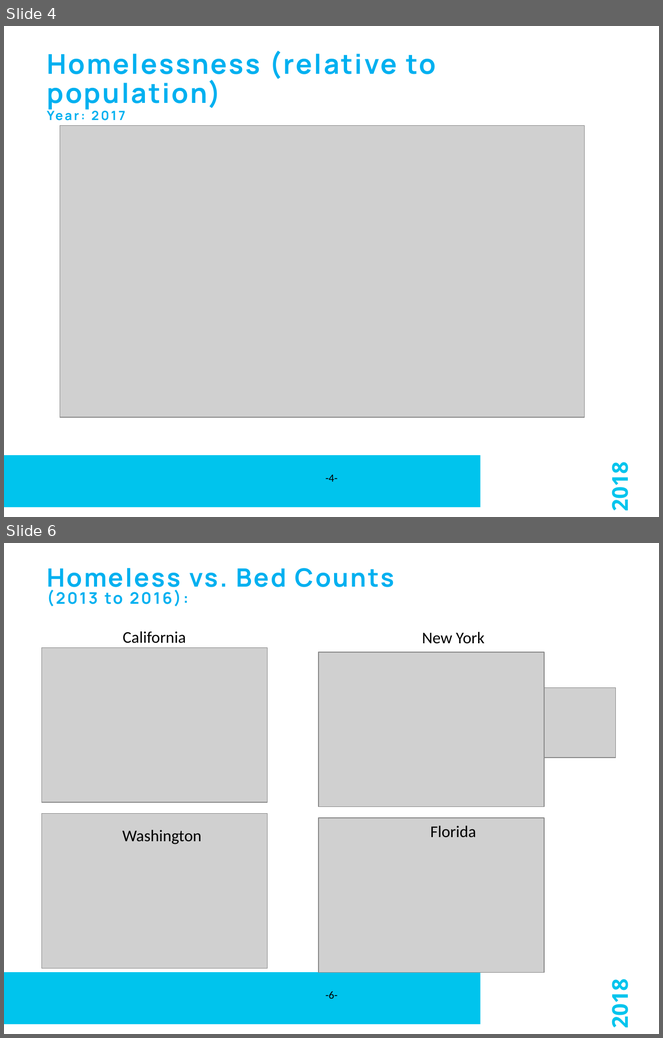
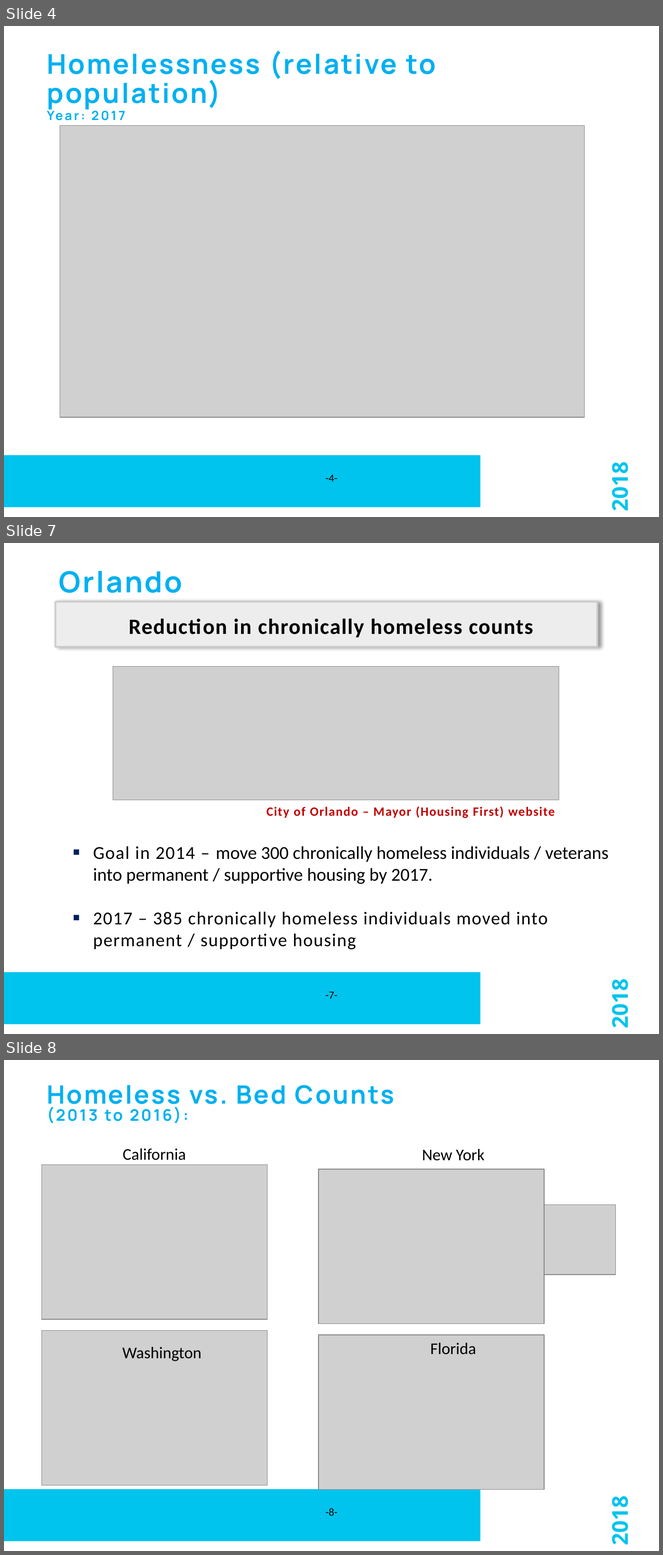
Before and after one commit to susub31/Homelessness-Analysis, a slide deck: EARL-Houston-2018/Presentation/EARL_2018_Powerpoint_Final.pptx. Shown one above the other, each under a label of ours: slides 4 and 6 before the commit, slides 4, 7 and 8 after it; the slides between them are not shown. The pictures are 663x1038 and 663x1555 pixels, drawn with LibreOffice and Linux fonts; fonts in the diff are those of the drawing; grey boxes stand for pictures; background and template pictures are left out. Boxes give left, top, right and bottom in pixels: in the first picture for what was removed or moved away, otherwise in the second. Text is boxed around its words. In the diff, an @@ line names an element or a change of style, - is before the commit and + after.

```diff
--- a/EARL-Houston-2018/Presentation/EARL_2018_Powerpoint_Final.pptx
+++ b/EARL-Houston-2018/Presentation/EARL_2018_Powerpoint_Final.pptx
@@ slide 7 added at [4,543,659,1034], background #FFFFFF; not listed: 2 template elements that a slide beside it also shows @@
@@ text added at [59,571,182,593], 32 pt, text #00B0F0, bold @@
+Orlando
@@ rectangle added at [56,601,598,646], fill #EDEDED, outline #CBCBCB 2 pt @@
@@ text added at [129,618,533,638], 24 pt, text #000000, bold @@
+Reduction in chronically homeless counts
@@ picture added at [113,666,559,800] @@
@@ text added at [267,807,555,818], 14 pt, text #C00000, bold @@
+City of Orlando – Mayor (Housing First) website
@@ text added at [93,846,609,950], 20 pt, text #000000 @@
+▪ Goal in 2014 – move 300 chronically homeless individuals / veterans into permanent / supportive housing by 2017.
+▪ 2017 – 385 chronically homeless individuals moved into permanent / supportive housing
@@ page number added at [325,992,337,999], 12 pt, text #000000 @@
+-7-
@@ what was slide 6 is now slide 8 @@
@@ page number at [325,1508,337,1516]: text changed @@
--6-
+-8-
```
Also in this commit, not shown: 3 slides changed, 2 other slides added, 1 slide removed, 1 other file.
